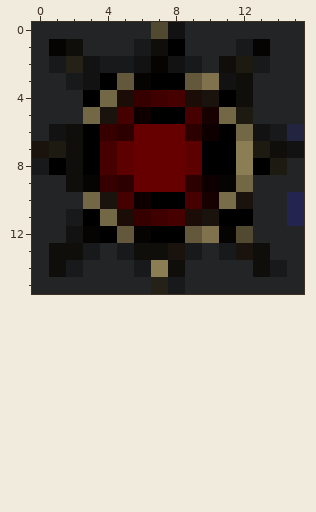
Pixel-art sprite -- img/favicon.PNG. Above is the file before it was changed.
The file is 16x16 pixels. Colours within 5 levels of each other are drawn and written as one.
After the commit:
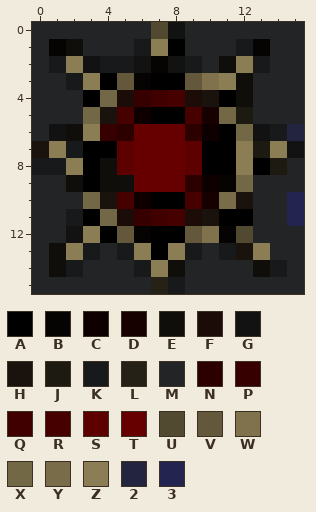
Palette (. is transparent): A #000000  B #060403  C #0e0000  D #160100  E #100e0a  F #1b0c08  G #121213  H #1a130d  J #1d1a12  K #18191b  L #252116  M #232426  N #2d0000  P #360000  Q #410000  R #470000  S #5c0000  T #660000  U #524931  V #63583b  W #7f724c  X #736846  Y #796d49  Z #8c7e54  2 #232440  3 #232450
Difference:
{"y":1,"x":7,"old":"E","new":"Z"}
{"y":2,"x":2,"old":"L","new":"Z"}
{"y":2,"x":12,"old":"J","new":"Z"}
{"y":3,"x":3,"old":"G","new":"Z"}
{"y":3,"x":11,"old":"G","new":"Z"}
{"y":6,"x":3,"old":"A","new":"Z"}
{"y":7,"x":1,"old":"JE","new":"ZK"}
{"y":7,"x":4,"old":"R","new":"A"}
{"y":7,"x":14,"old":"E","new":"Z"}
{"y":8,"x":1,"old":"AE","new":"KZ"}
{"y":8,"x":4,"old":"R","new":"E"}
{"y":9,"x":3,"old":"BPN","new":"AEE"}
{"y":12,"x":3,"old":"B","new":"Z"}
{"y":13,"x":2,"old":"E","new":"Z"}
{"y":13,"x":6,"old":"EEH","new":"ZAZ"}
{"y":13,"x":13,"old":"E","new":"Z"}
{"label":"changed","picture_box":[49,39,287,260]}
